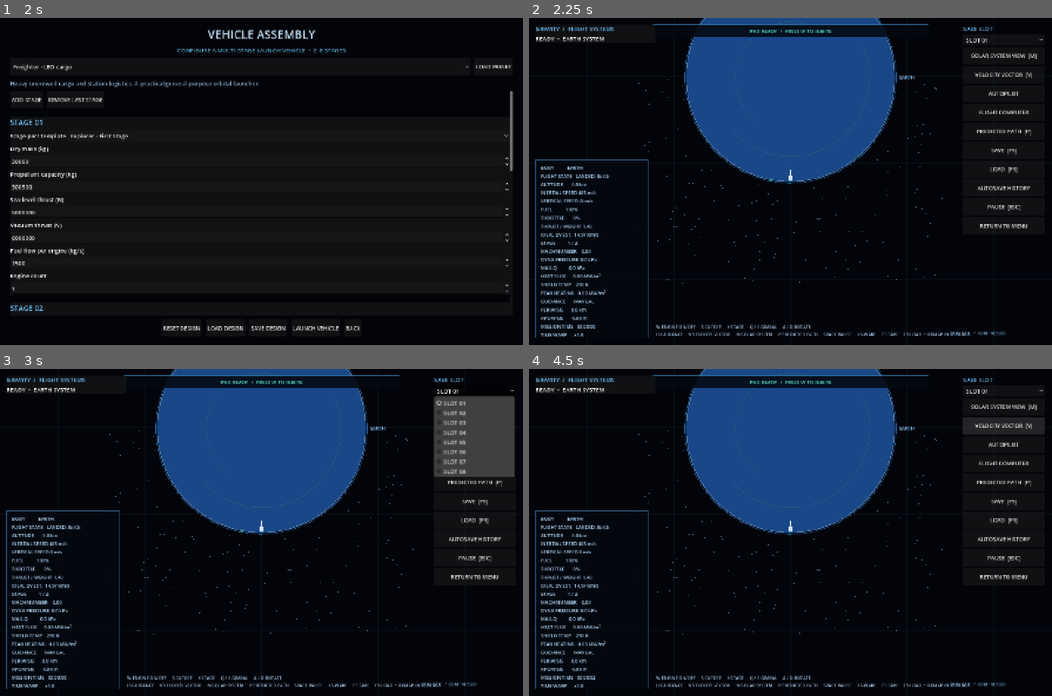
Above: before the commit, frames 1-4 (two rows, left to right).
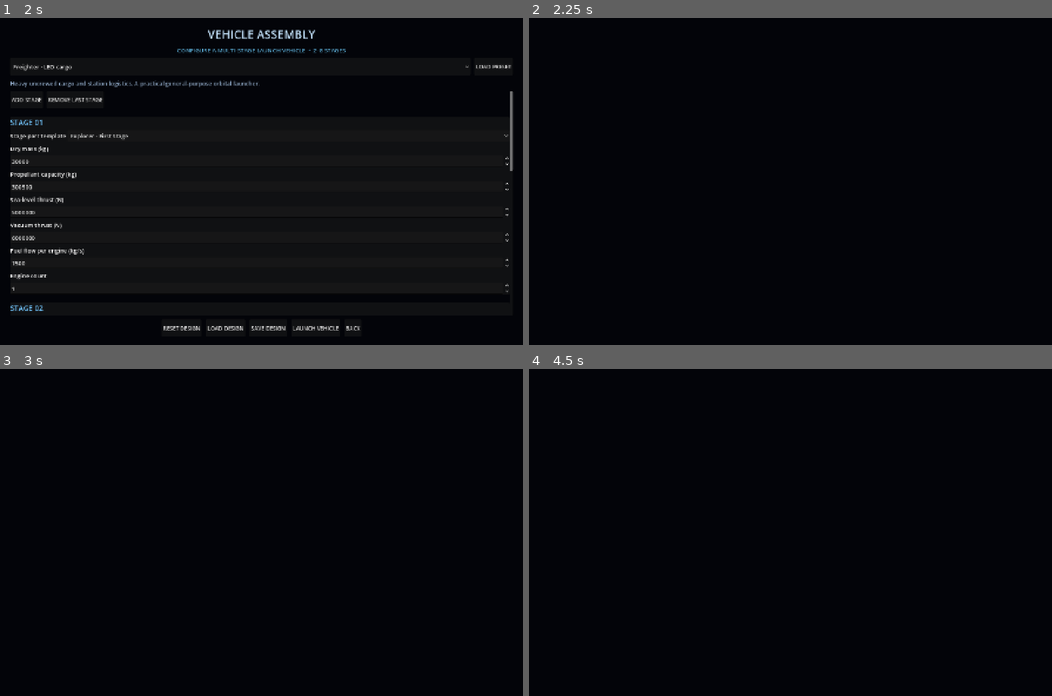
Above: after the commit, the same moments.

Repository: Blagos1195/Gravity-simulator
Game: Godot game, scene res://scenes/main.tscn
The game is run twice, just before and just after one commit, with the same random seed, the same clock (stepped at 60 frames per second) and the same inputs.
Inputs (mouse positions are in pixels of both pictures, inside the frame that each line leads up to):
- Up to frame 1 (2 s): click "NEW GAME" at 0.5 s; click "CONTINUE TO ROCKET BUILDER" at 1.25 s
- Up to frame 2 (2.25 s): click "LAUNCH VEHICLE" at 2 s
- Up to frame 3 (3 s): click (475, 391) at 2.75 s, where only the run before the commit has a clickable "SLOT 01"
- Up to frame 4 (4.5 s): click (1004, 408) at 3.5 s, where only the run before the commit has a clickable "SOLAR SYSTEM VIEW [M]"; click (1004, 424) at 4.25 s, where only the run before the commit has a clickable "VELOCITY VECTOR [V]"

Frame 1 is identical in both runs. In frame 2, 20% of the frame differs, in the area x 1-99%, y 0-98%; in frame 3, 24%; in frame 4, 21%.
Error after the commit: Parse Error: Identifier "thrust_force" not declared in the current scope. (res://scripts/simulation_view.gd:1033)

Commit message:
Compensate impulsive transfer plans for finite orbital burns

Diff:
--- a/Gravity/scripts/simulation_view.gd
+++ b/Gravity/scripts/simulation_view.gd
@@ -1026,8 +1026,20 @@
 						autopilot_burn_reference_direction = autopilot_burn_direction
 						autopilot_burn_reference_position_angle = guidance_position.angle()
 						var departure_orbit := FlightComputer.orbital_state(guidance_position, guidance_velocity, G * float(guidance_body.mass))
-						autopilot_burn_tracks_orbit = str(guidance_body.get("name", "")) == "Earth" and bool(departure_orbit.get("bound", false)) and float(departure_orbit.get("eccentricity", 1.0)) <= 0.05
-						autopilot_burn_remaining = float(transfer_plan.get("departure_delta_v", 0.0))
+						var departure_body_radius := float(guidance_body.get("radius", 0.0))
+						autopilot_burn_tracks_orbit = bool(departure_orbit.get("bound", false)) and float(departure_orbit.get("eccentricity", 1.0)) <= 0.05 and float(departure_orbit.get("periapsis", 0.0)) > departure_body_radius + FlightComputer.minimum_safe_orbit_altitude(str(guidance_body.get("name", "")), departure_body_radius)
+						var planned_departure_delta_v := float(transfer_plan.get("departure_delta_v", 0.0))
+						var commanded_departure_delta_v := planned_departure_delta_v
+						if autopilot_burn_tracks_orbit and planned_departure_delta_v > 0.0 and thrust_force > 0.0:
+							var departure_mass := maxf(1.0, _current_vehicle_mass())
+							var departure_acceleration := thrust_force / departure_mass
+							var estimated_burn_duration := planned_departure_delta_v / maxf(0.1, departure_acceleration)
+							var departure_orbital_rate := sqrt(G * float(guidance_body.mass) / pow(guidance_position.length(), 3.0))
+							var finite_burn_margin := clampf(departure_orbital_rate * estimated_burn_duration * 0.25, 0.0, 0.12)
+							commanded_departure_delta_v *= 1.0 + finite_burn_margin
+							transfer_plan["departure_delta_v"] = commanded_departure_delta_v
+							transfer_plan["total_delta_v"] = float(transfer_plan.get("total_delta_v", planned_departure_delta_v)) + commanded_departure_delta_v - planned_departure_delta_v
+						autopilot_burn_remaining = commanded_departure_delta_v
 						autopilot_transfer_duration = float(transfer_plan.get("transfer_time", 0.0))
 						autopilot_transfer_start_time = -1.0
 						if autopilot_burn_remaining <= FlightComputer.BURN_COMPLETION_TOLERANCE:
